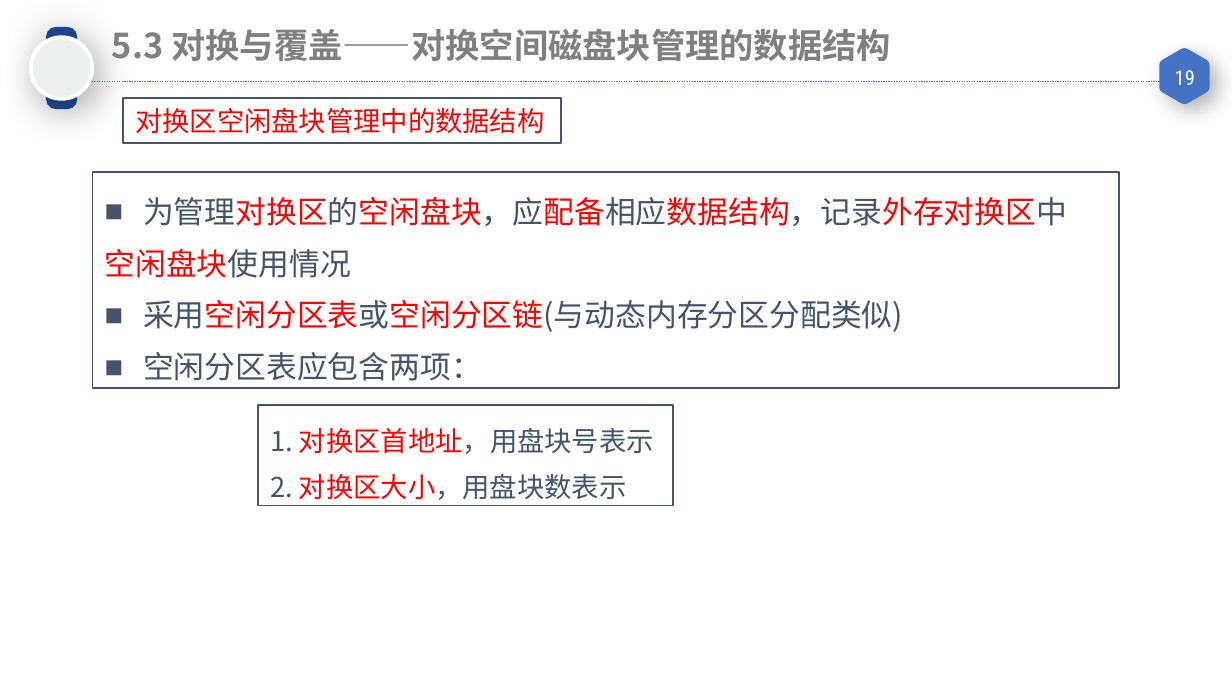
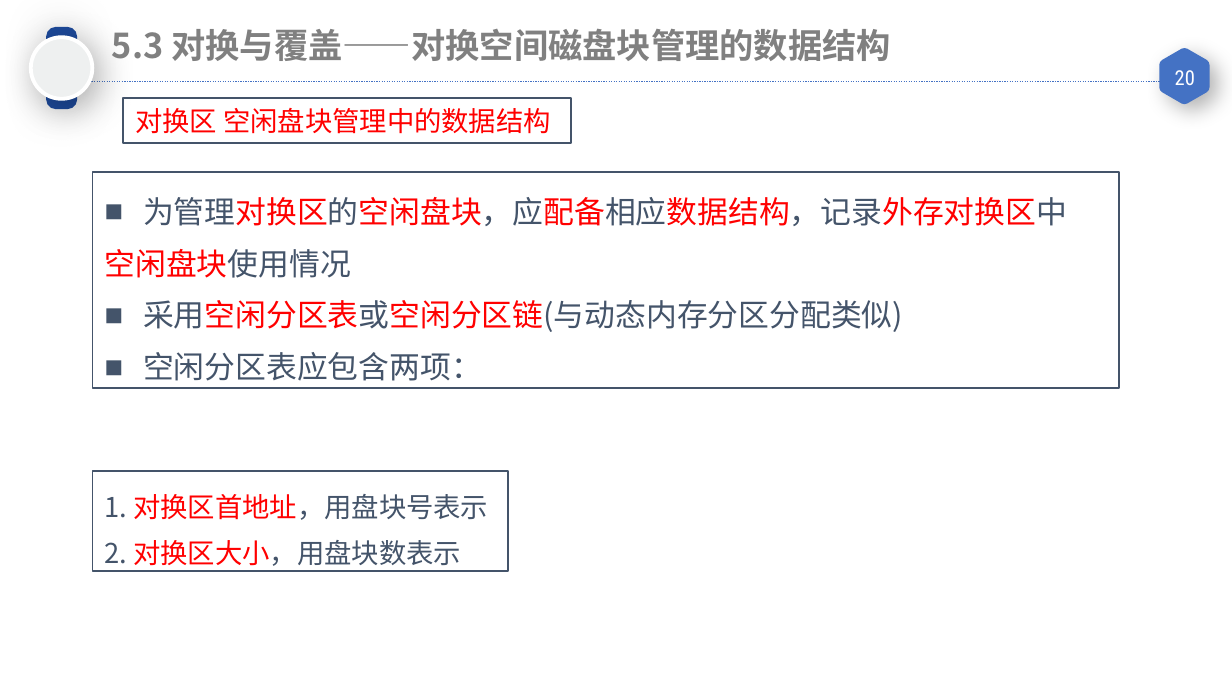
Before and after one commit to GALA-Lin/CUPK-lib, a slide deck: slide 20 of 计算机操作系统/05 内存管理-连续内存分配.pptx (slide 19 before the commit). Drawn at 1232x693 pixels with LibreOffice and Linux fonts; fonts in the diff are those of the drawing. Boxes give left, top, right and bottom in pixels: in the first picture for what was removed or moved away, otherwise in the second. Text is boxed around its words. In the diff, an @@ line names an element or a change of style, - is before the commit and + after.

```diff
--- a/计算机操作系统/05 内存管理-连续内存分配.pptx
+++ b/计算机操作系统/05 内存管理-连续内存分配.pptx
@@ page number at <box>1175,70,1195,85</box>: text changed @@
-19
+20
@@ rectangle "对换区 空闲盘块管理中的数据结构": place and size @@
-rectangle "对换区 空闲盘块管理中的数据结构" at <box>123,97,562,143</box>
+rectangle "对换区 空闲盘块管理中的数据结构" at <box>123,97,570,143</box>
@@ text in rectangle at <box>135,108,551,134</box>: spaces changed @@
-对换区空闲盘块管理中的数据结构
+对换区 空闲盘块管理中的数据结构
@@ rectangle "1. 对换区首地址，用盘块号表示": place and size @@
-rectangle "1. 对换区首地址，用盘块号表示" at <box>257,405,673,505</box>
+rectangle "1. 对换区首地址，用盘块号表示" at <box>92,471,508,570</box>
```
Also in this commit, not shown: 9 other slides changed, 2 slides added, 1 slide removed, 2 other files.
